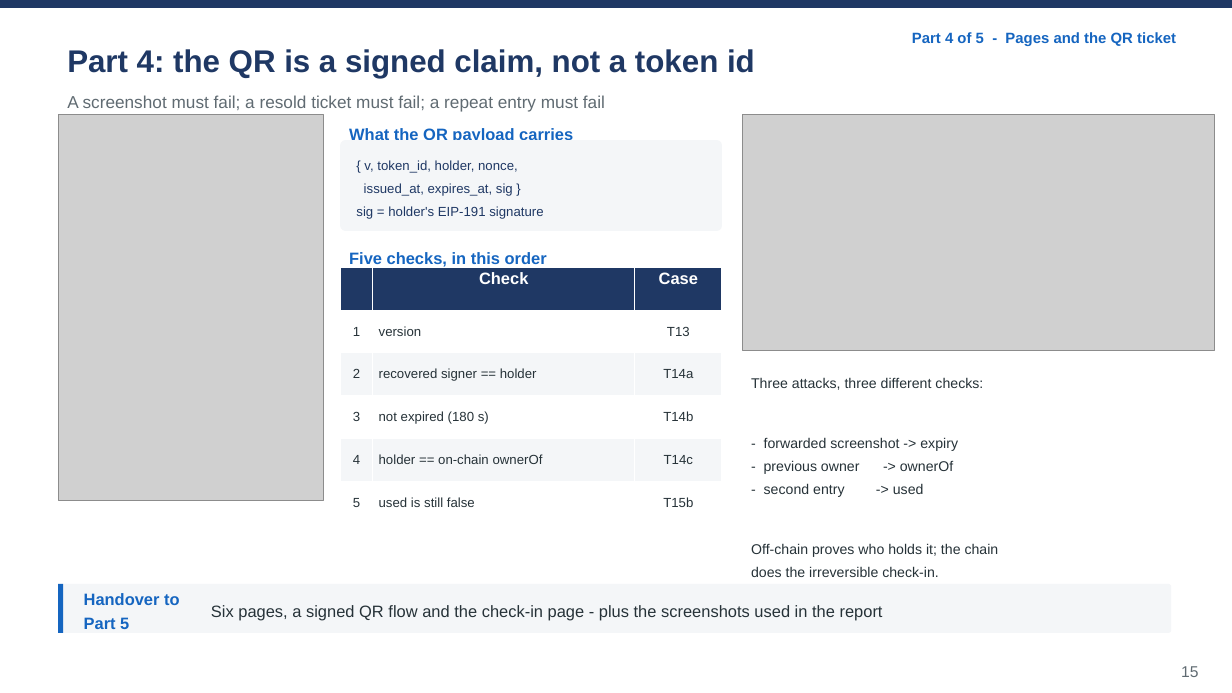
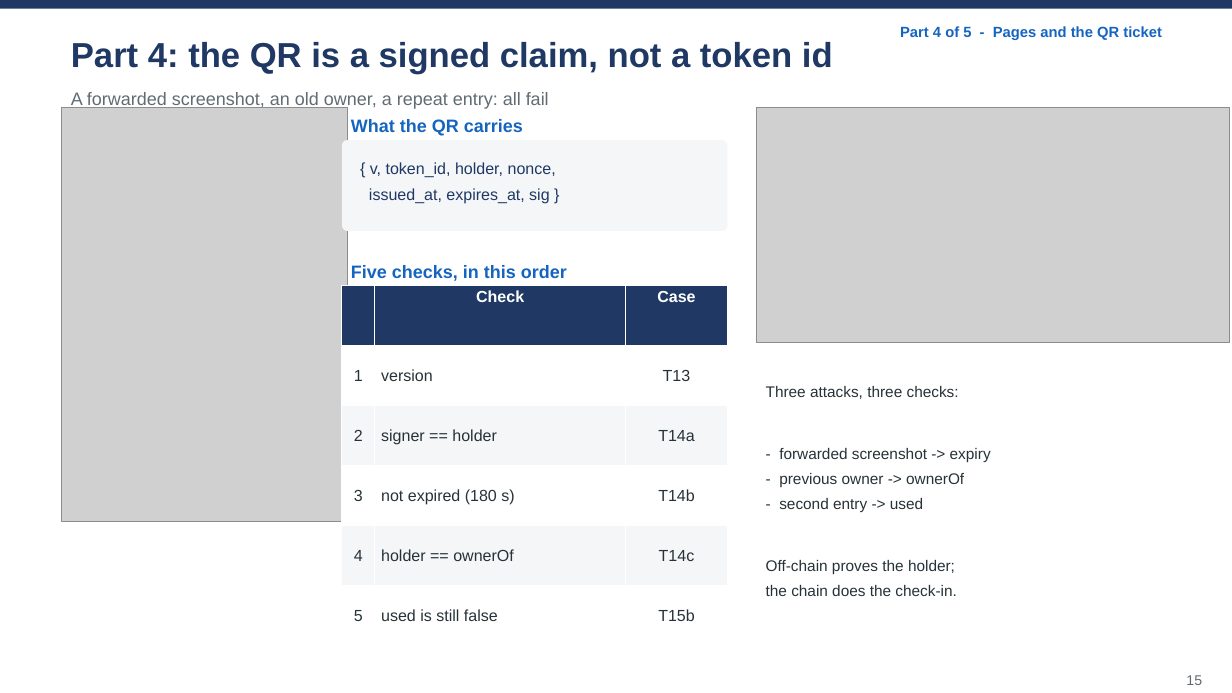
Before and after one commit to wangzai-dao/FTEC5520_AntiScalping, a slide deck: slide 15 of presentation/final_presentation.pptx. Drawn at 1232x693 pixels with LibreOffice and Linux fonts; fonts in the diff are those of the drawing; grey boxes stand for pictures. Boxes give left, top, right and bottom in pixels: in the first picture for what was removed or moved away, otherwise in the second. Text is boxed around its words. In the diff, an @@ line names an element or a change of style, - is before the commit and + after.

```diff
--- a/presentation/final_presentation.pptx
+++ b/presentation/final_presentation.pptx
@@ text "Part 4: the QR is ..." at [71,42,833,74]: size 24.4 to 27 pt; line spacing 1.25 to 1.15 @@
@@ text "Part 4 of 5 - ...": place and size @@
-text "Part 4 of 5 - ..." at [912,32,1176,46]
+text "Part 4 of 5 - ..." at [900,26,1162,40]
@@ text "Part 4 of 5 - ..." at [900,26,1162,40]: size 11.6 to 11.5 pt; line spacing 1.25 to 1.15 @@
@@ picture: place and size @@
-picture at [58,115,324,500]
+picture at [62,107,348,522]
@@ text at [71,92,549,109]: text changed; size 13.4 to 14 pt @@
-A screenshot must fail; a resold ticket must fail; a repeat entry must fail
+A forwarded screenshot, an old owner, a repeat entry: all fail
@@ text at [351,119,523,136]: text changed; size 12.8 to 14 pt @@
-What the QR payload carries
+What the QR carries
@@ picture: place and size @@
-picture at [742,115,1215,350]
+picture at [757,107,1230,343]
@@ rounded rectangle: place and size @@
-rounded rectangle at [340,140,722,231]
+rounded rectangle at [342,140,727,231]
@@ text "{ v, token_id, holder, nonce," at [369,162,556,204]: size 10.4 to 12.5 pt; line spacing 1.45 to 1.35 @@
@@ text at [356,206,543,219]: paragraph removed @@
-sig = holder's EIP-191 signature
@@ text "Five checks, in this order": place and size @@
-text "Five checks, in this order" at [349,252,547,267]
+text "Five checks, in this order" at [351,265,567,281]
@@ text "Five checks, in this order" at [351,265,567,281]: size 12.8 to 14 pt; line spacing 1.25 to 1.15 @@
@@ table at [342,286,727,646] @@
-row 3, column 2: recovered signer == holder
+row 3, column 2: signer == holder
-row 5, column 2: holder == on-chain ownerOf
+row 5, column 2: holder == ownerOf
@@ size 12.8 to 12.5 pt in "Check", "Case" @@
@@ size 10.4 to 12.5 pt in "1", "version", "T13", "2" and 9 more places @@
@@ table: place and size @@
-table at [340,267,721,524]
+table at [342,286,727,646]
@@ text "Three attacks, three checks:": place and size @@
-text "Three attacks, three checks:" at [751,378,999,577]
+text "Three attacks, three checks:" at [766,386,991,596]
@@ text at [766,386,959,399]: text changed; size 11 to 12 pt @@
-Three attacks, three different checks:
+Three attacks, three checks:
@@ text at [779,448,991,512]: size 11 to 12 pt in "- forwarded screenshot -> expiry", "- previous owner -> ownerOf", "- second entry -> used" @@
@@ text at [766,560,957,596]: text changed; size 11 to 12 pt @@
-Off-chain proves who holds it; the chain
-does the irreversible check-in.
+Off-chain proves the holder;
+the chain does the check-in.
@@ rounded rectangle removed at [58,584,1172,633] @@
@@ rectangle removed at [58,584,64,633] @@
@@ text removed at [84,593,179,629] @@
-Handover to Part 5
@@ text removed at [211,605,883,621] @@
-Six pages, a signed QR flow and the check-in page - plus the screenshots used in the report
@@ text "15": place and size @@
-text "15" at [1181,666,1198,677]
+text "15" at [1186,675,1202,685]
@@ text "15" at [1186,675,1202,685]: size 12.2 to 11 pt; line spacing 1.25 to 1.15 @@
```
Also in this commit, not shown: 22 other slides changed, 1 other file.
